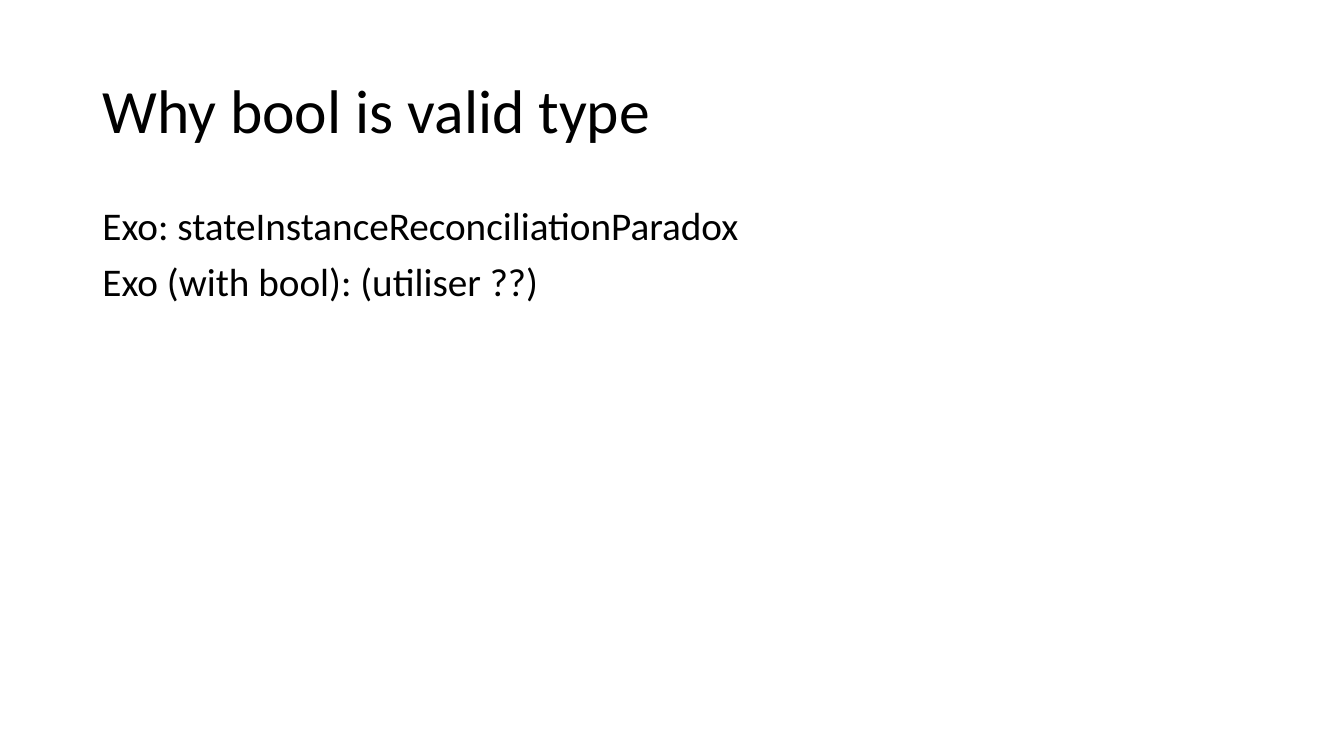
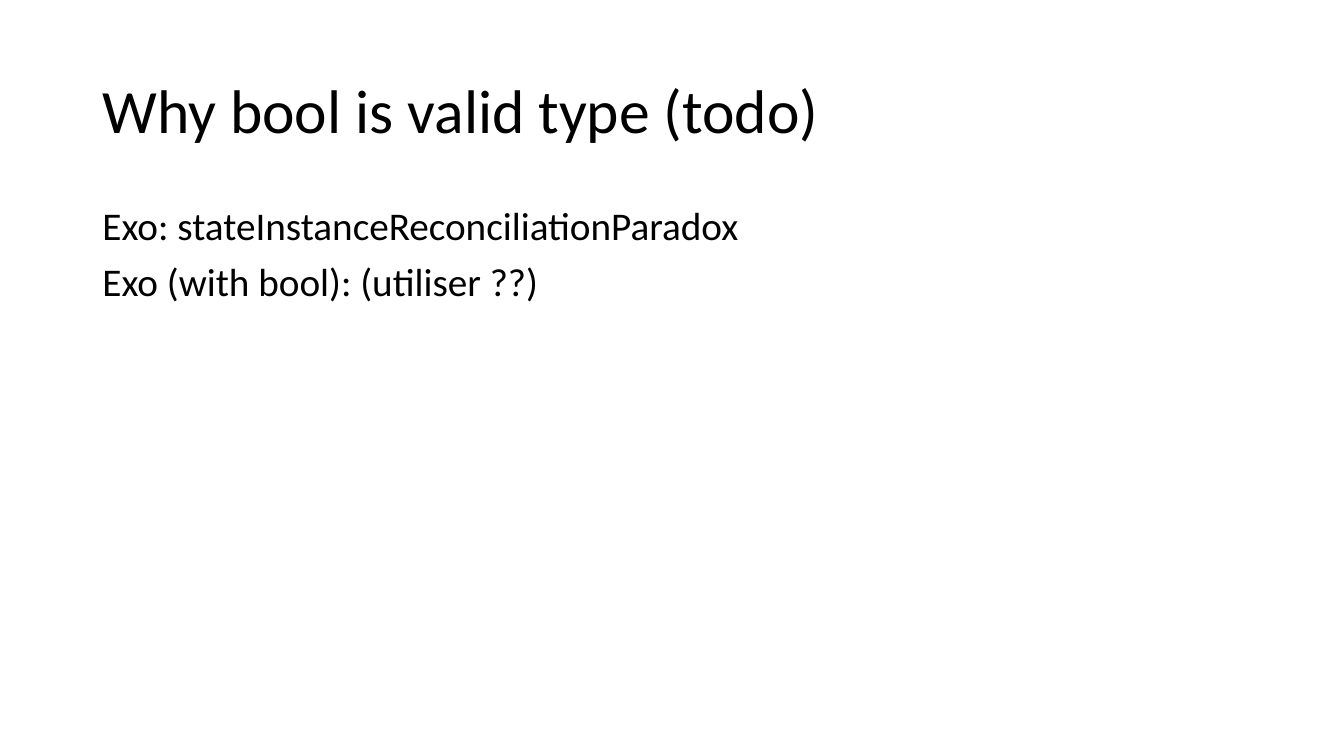
Before and after one commit to samuelgaudreau/formation-front-end-3, a slide deck: slide 19 of part-2/React-Perfo.pptx. Drawn at 1344x756 pixels with LibreOffice and Linux fonts; fonts in the diff are those of the drawing. Boxes give left, top, right and bottom in pixels: in the first picture for what was removed or moved away, otherwise in the second. Text is boxed around its words. In the diff, an @@ line names an element or a change of style, - is before the commit and + after.

```diff
--- a/part-2/React-Perfo.pptx
+++ b/part-2/React-Perfo.pptx
@@ title at [102, 88, 819, 143]: text changed @@
-Why bool is valid type
+Why bool is valid type (todo)
```
Also in this commit, not shown: 3 other slides changed.
